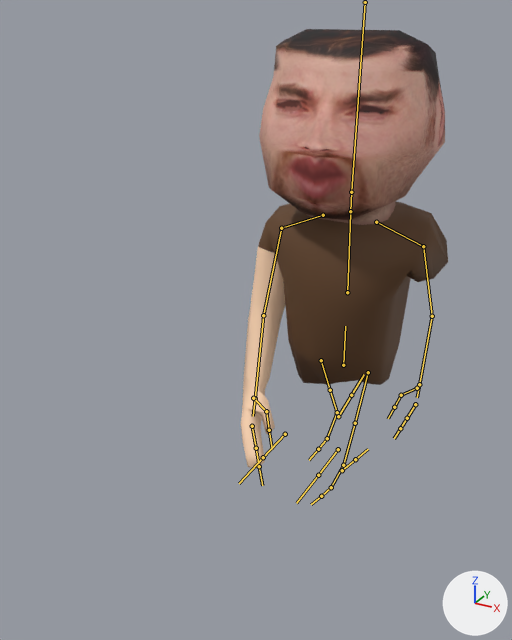
What one commit did to the FBX model The-Following/Assets/Models/CharacterNr3 (armadded)/Animations_ZombieArmAdded.fbx.
Camera for both pictures: a 50 mm lens placed at (0.99, -2.44, 1.88), pointed at (-0.12, -0.42, 0.87). Every picture has the same lights, and +X, +Y and +Z are marked at lower right. Both versions are drawn at frame 24 of the action 'Armature.001|Walk.001'; the numbers are the values there. The bones that bend it are drawn over the model as lines.

Objects in the first picture: 'Character'.
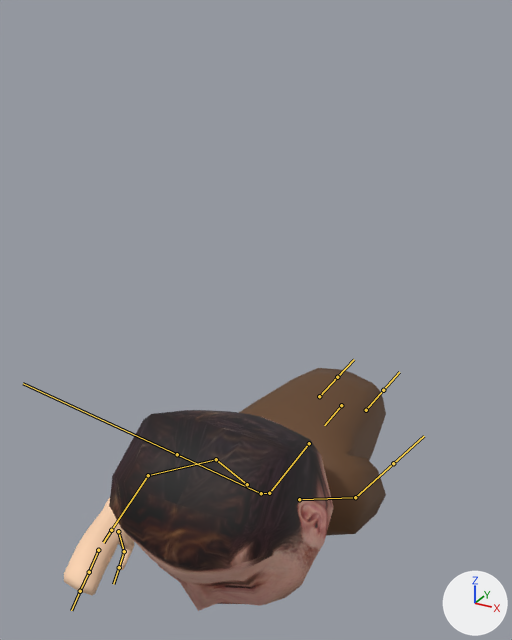
The change, as a list of edits to the scene's bpy script:
```text
Change bone_pelvis:
    where bone_pelvis = bpy.data.objects['Armature.001'].pose.bones['Pelvis']
    bone_pelvis.location: (0.0, -0.023, 0.0) -> (0.0, -0.295, -0.005)
    bone_pelvis.rotation_quaternion: (1.0, 0.015, -0.018, 0.0) -> (0.697, 0.717, -0.013, -0.013)  # degrees (2, -2, 0) -> degrees (92, 0, -2)
Change bone_neck:
    where bone_neck = bpy.data.objects['Armature.001'].pose.bones['Neck']  # child of 'Chest'
    bone_neck.rotation_quaternion: (1.0, 0.0, -0.012, 0.0) -> (0.956, -0.294, -0.012, -0.011)  # degrees (0, -1, 0) -> degrees (-34, -2, -1)
Change bone_head:
    where bone_head = bpy.data.objects['Armature.001'].pose.bones['Head']  # child of 'Neck'
    bone_head.rotation_quaternion: (0.999, -0.038, 0.0, 0.0) -> (0.996, -0.091, 0.0, -0.001)  # degrees (-4, 0, 0) -> degrees (-10, 0, 0)
Change bone_upperarm_l:
    where bone_upperarm_l = bpy.data.objects['Armature.001'].pose.bones['UpperArm.L']  # child of 'Shoulder.L'
    bone_upperarm_l.rotation_quaternion: (0.731, -0.05, 0.103, -0.672) -> (0.712, 0.162, -0.119, -0.673)  # degrees (-12, 5, -86) -> degrees (23, 3, -86)
Change bone_upperarm_r:
    where bone_upperarm_r = bpy.data.objects['Armature.001'].pose.bones['UpperArm.R']  # child of 'Shoulder.R'
    bone_upperarm_r.rotation_quaternion: (0.722, 0.163, 0.127, 0.661) -> (0.937, 0.234, 0.258, -0.002)  # degrees (24, -2, 85) -> degrees (30, 29, 8)
Change bone_lowerarm_r:
    where bone_lowerarm_r = bpy.data.objects['Armature.001'].pose.bones['LowerArm.R']  # child of 'UpperArm.R'
    bone_lowerarm_r.rotation_quaternion: (0.973, 0.189, -0.076, 0.11) -> (0.634, 0.529, 0.175, -0.536)  # degrees (21, -11, 11) -> degrees (52, 52, -54)
Change bone_thumb01_r:
    where bone_thumb01_r = bpy.data.objects['Armature.001'].pose.bones['Thumb01.R']  # child of 'Hand.R'
    bone_thumb01_r.rotation_quaternion: (0.719, -0.538, -0.439, -0.042) -> (0.879, -0.302, -0.346, -0.128)  # degrees (-87, -43, 34) -> degrees (-37, -43, -1)
Change bone_upperleg_l:
    where bone_upperleg_l = bpy.data.objects['Armature.001'].pose.bones['UpperLeg.L']  # child of 'Pelvis'
    bone_upperleg_l.rotation_quaternion: (0.973, 0.219, -0.064, -0.033) -> (1.0, 0.0, 0.0, 0.001)  # degrees (26, -6, -5) -> degrees (0, 0, 0)
Change bone_upperleg_r:
    where bone_upperleg_r = bpy.data.objects['Armature.001'].pose.bones['UpperLeg.R']  # child of 'Pelvis'
    bone_upperleg_r.rotation_quaternion: (0.967, -0.254, -0.003, 0.018) -> (1.0, 0.0, 0.0, -0.001)  # degrees (-29, 0, 2) -> degrees (0, 0, 0)
```

Pixel boxes [x1, y1, x2, y2] of what changed, in the pictures (512 x 640 px):
'Character', posed (55% wider, 45% shorter): before [241, 29, 448, 468]; after [64, 368, 386, 611]
bone 'Pelvis', root to tip: before (343, 365) to (345, 326); after (341, 405) to (324, 425)
bone 'Neck', root to tip: before (350, 211) to (351, 192); after (269, 493) to (261, 493)
bone 'Head', root to tip: before (351, 192) to (365, 2); after (261, 493) to (177, 454)
bone 'UpperArm.L', root to tip: before (423, 246) to (432, 316); after (355, 497) to (393, 463)
bone 'UpperArm.R', root to tip: before (281, 228) to (263, 315); after (216, 459) to (148, 475)
bone 'LowerArm.R', root to tip: before (263, 315) to (255, 398); after (148, 475) to (111, 530)
bone 'Thumb01.R', root to tip: before (253, 398) to (266, 411); after (118, 531) to (124, 551)
bone 'UpperLeg.L', root to tip: before (368, 372) to (355, 423); after (366, 410) to (383, 390)
bone 'UpperLeg.R', root to tip: before (321, 360) to (330, 390); after (319, 396) to (337, 377)
